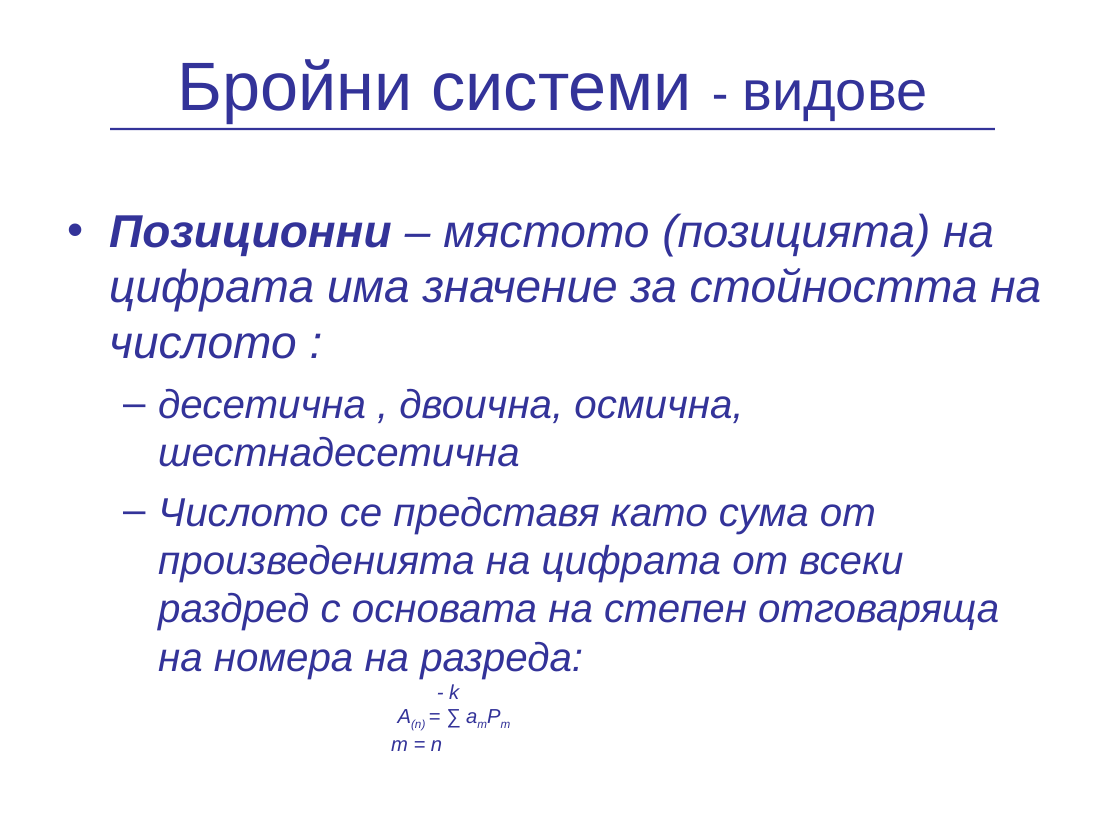
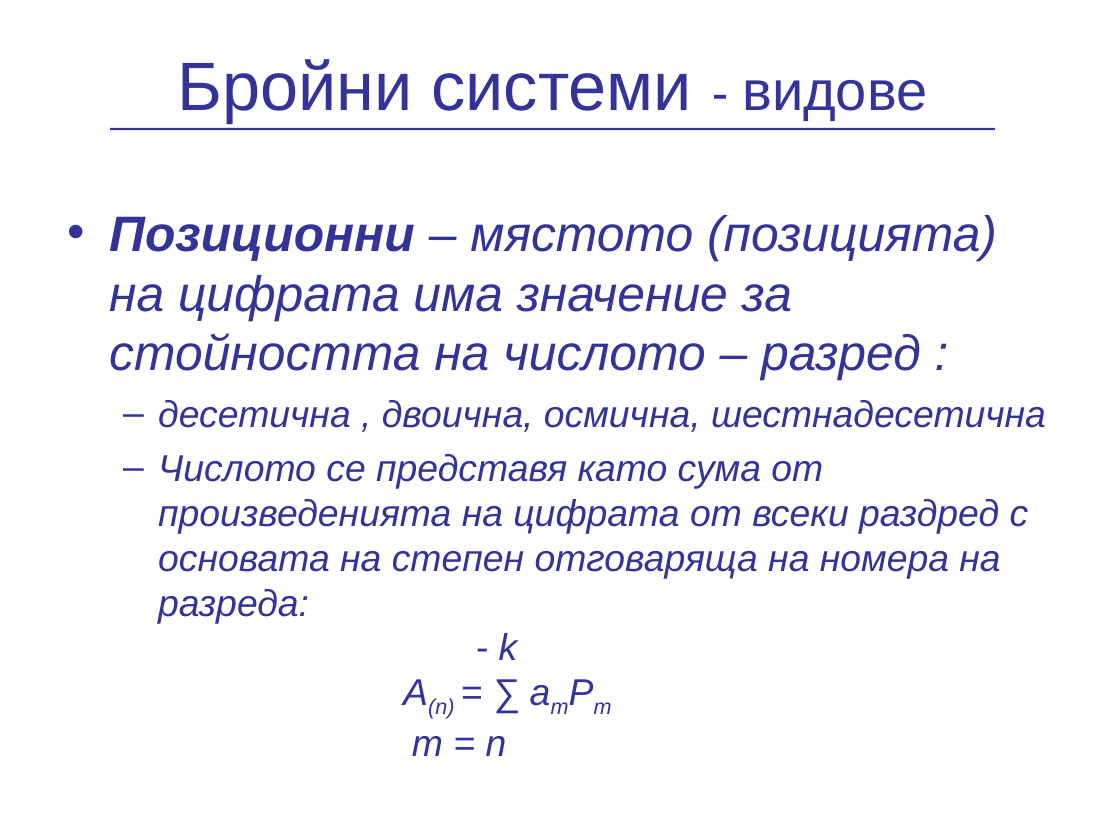
Before and after one commit to vpeevski/academy, a slide deck: slide 5 of Presentations/NumericalSystems/BroiniSistemi.ppt. Drawn at 1120x840 pixels with LibreOffice and Linux fonts; fonts in the diff are those of the drawing; background and template pictures are left out. Boxes give left, top, right and bottom in pixels: in the first picture for what was removed or moved away, otherwise in the second. Text is boxed around its words. In the diff, an @@ line names an element or a change of style, - is before the commit and + after.

```diff
--- a/Presentations/NumericalSystems/BroiniSistemi.ppt
+++ b/Presentations/NumericalSystems/BroiniSistemi.ppt
@@ text at [109,215,997,381]: text changed; size 29.6 to 32 pt @@
-• Позиционни – мястото (позицията) на цифрата има значение за стойността на числото :
+• Позиционни – мястото (позицията) на цифрата има значение за стойността на числото – разред :
@@ text at [158,400,1046,756]: size 25.9 to 24 pt in "десетична , двоична, осмична, шестнадесетична", "Числото се представя като сума от произведенията ..."; size 12.9 to 24 pt in "- k", "A(n) = ∑ amPm", "m = n"; less space between paragraphs @@
```
Also in this commit, not shown: 2 other slides changed, 2 slides added.
